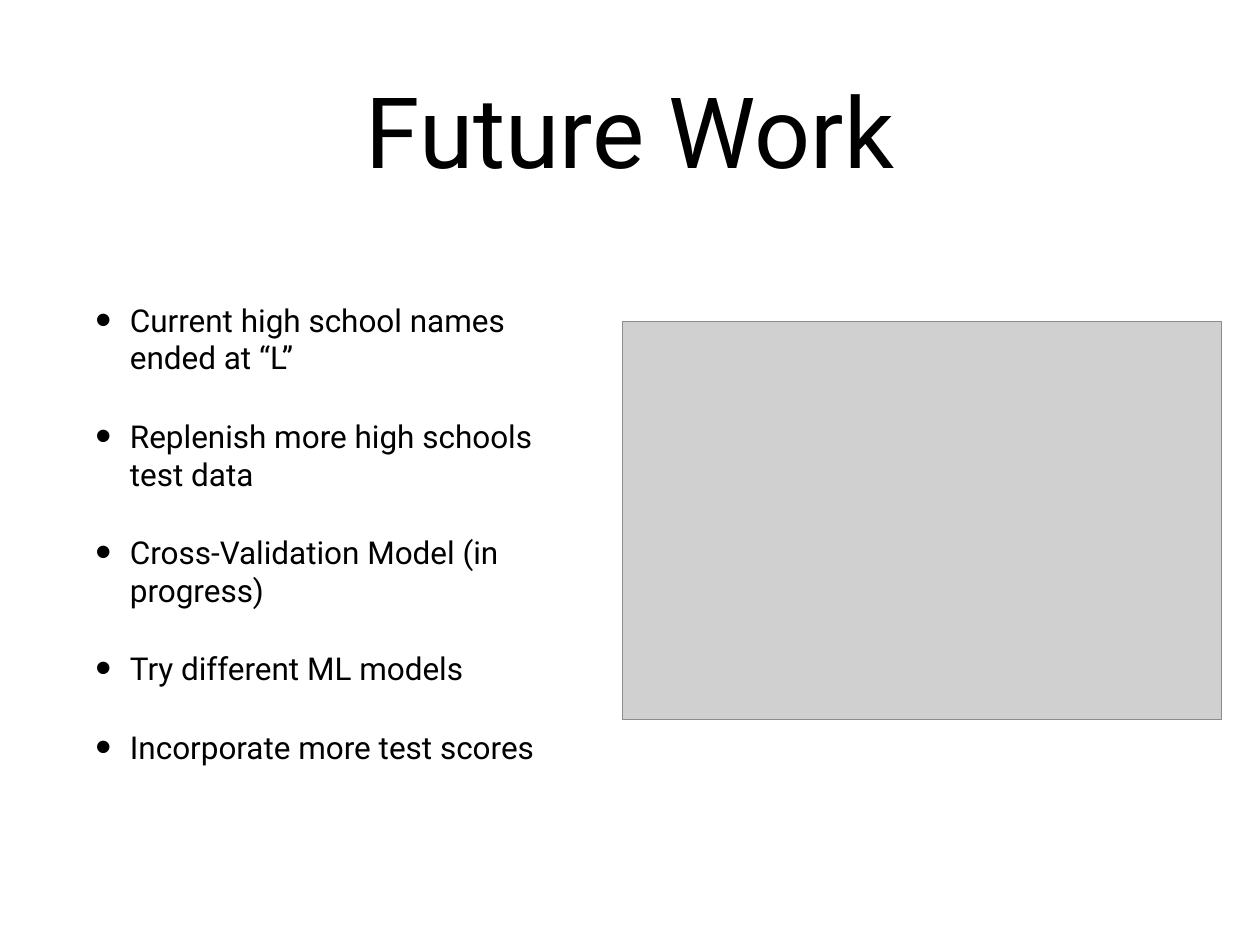
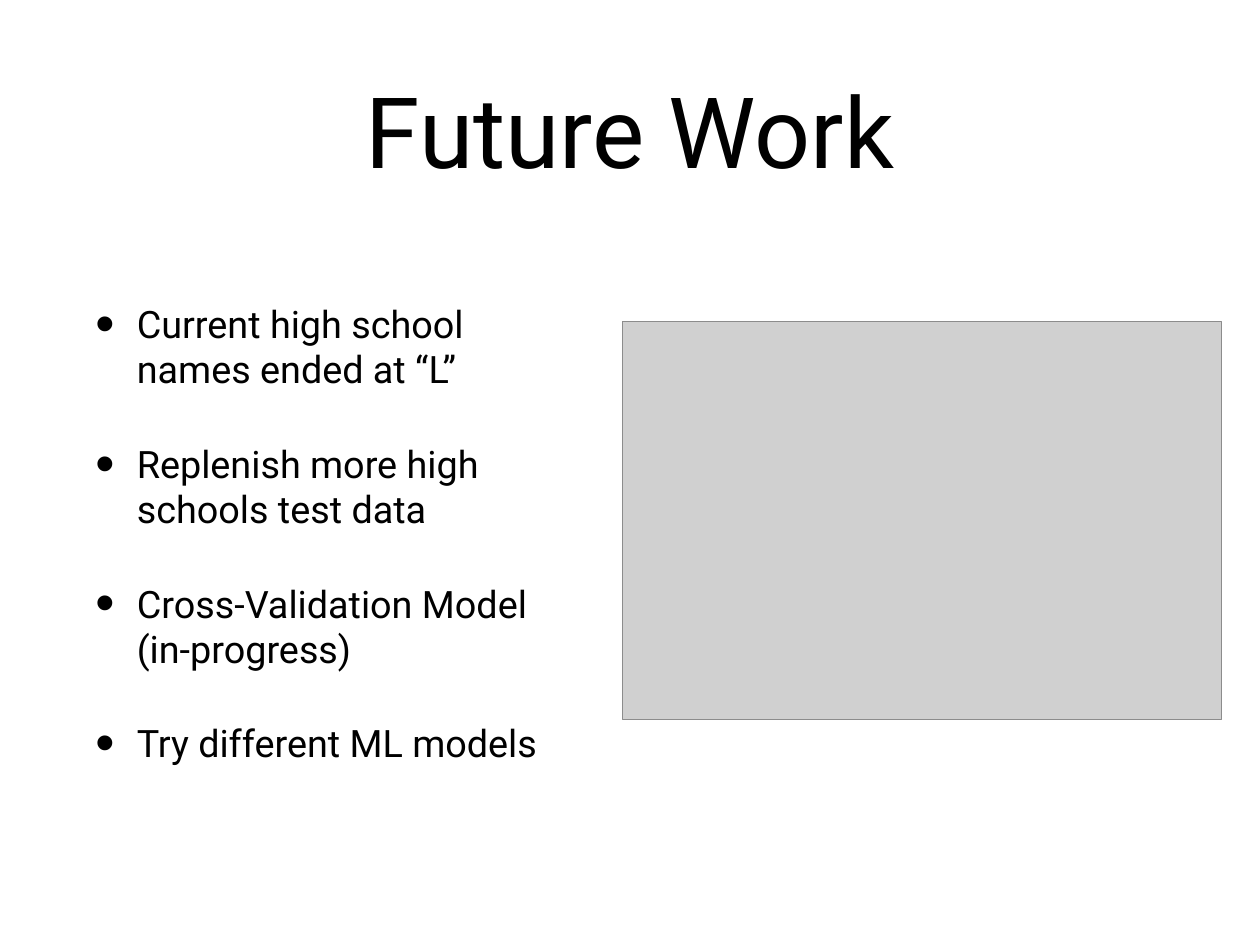
Before and after one commit to NickCrews/projectPC341, a slide deck: slide 8 of docs/iteration3/final_iteration.pptx. Drawn at 1260x945 pixels with LibreOffice and Linux fonts; fonts in the diff are those of the drawing; grey boxes stand for pictures. Boxes give left, top, right and bottom in pixels: in the first picture for what was removed or moved away, otherwise in the second. Text is boxed around its words. In the diff, an @@ line names an element or a change of style, - is before the commit and + after.

Commit message:
ppt update

```diff
--- a/docs/iteration3/final_iteration.pptx
+++ b/docs/iteration3/final_iteration.pptx
@@ text at [137, 309, 537, 765]: size 25.6 to 30.7 pt in "Current high school names ended at “L”", "Replenish more high schools test data", "Try different ML models"; indent changed; more space between paragraphs @@
@@ text at [137, 589, 527, 672]: text changed; size 25.6 to 30.7 pt @@
-• Cross-Validation Model (in progress)
+• Cross-Validation Model (in-progress)
@@ text at [130, 736, 534, 766]: paragraph removed @@
-• Incorporate more test scores
```
Also in this commit, not shown: 2 other slides changed.
